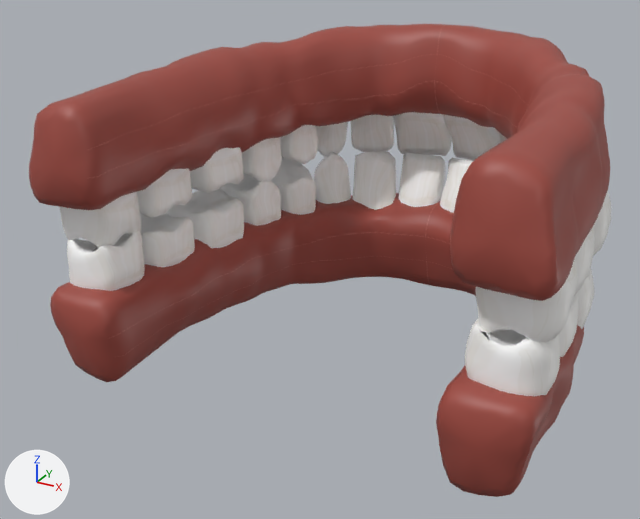
The glTF model 3d-viewer/model/3DTeethModel.glb, before and after one commit.
One viewpoint serves both versions: a 50 mm camera at (1.59, -2.33, 1.84) aimed at (-0.17, 0.87, 0.24). Arrows for +X, +Y and +Z are at lower left; the lights stay in place. The picture after the commit comes second. Where no turn or scale is listed for an object, it has been applied to the vertices.
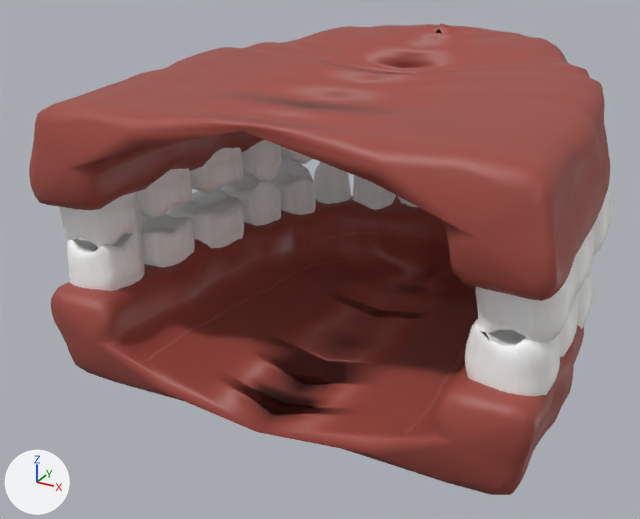
The newer file is also turned or shifted as a whole; pictures and numbers use the older file's frame.

Changed parts and their boxes (x1, y1, x2, y2) in the pictures (640 x 519 px):
'UpperJaw', added (brown): after (29, 23, 610, 301)
'LowerJaw', added (red): after (51, 195, 584, 495)
'Torus.004', deleted (brown): before (29, 24, 610, 301)
'Torus.001', deleted (brown): before (50, 193, 584, 497)
'Cube', deleted: before (393, 112, 501, 161)
'Cube.008', unchanged, covered by the edit: before (398, 152, 473, 213); after (398, 196, 417, 207)
'Cube.003', unchanged, covered by the edit: before (351, 115, 507, 152)

The change in detail:
Mesh me_mesh_002_1 is new.
It has 2564 vertices, 5231 faces and spans x -1.04..1.04, y 0.06..2.06, z -0.31..0.21.
It uses material mat_gums (picture img_gums).
Mesh me_mesh_1 is new.
It has 2564 vertices, 5231 faces and spans x -1.07..1.07, y 0.05..2.11, z -0.21..0.37.
It uses material mat_gums (picture img_gums).
Object 'Torus.004' (ob_torus_004) is deleted.
Object 'Cube' (ob_cube) is deleted.
Object 'Torus.001' (ob_torus_001) is deleted.
Object 'LowerJaw' (ob_lowerjaw) is new; it shows me_mesh_002_1.
Its location is (0.008, -0.014, 0.087).
Object 'UpperJaw' (ob_upperjaw) is new; it shows me_mesh_1.
Its location is (-0.008, -0.001, 0.792).
